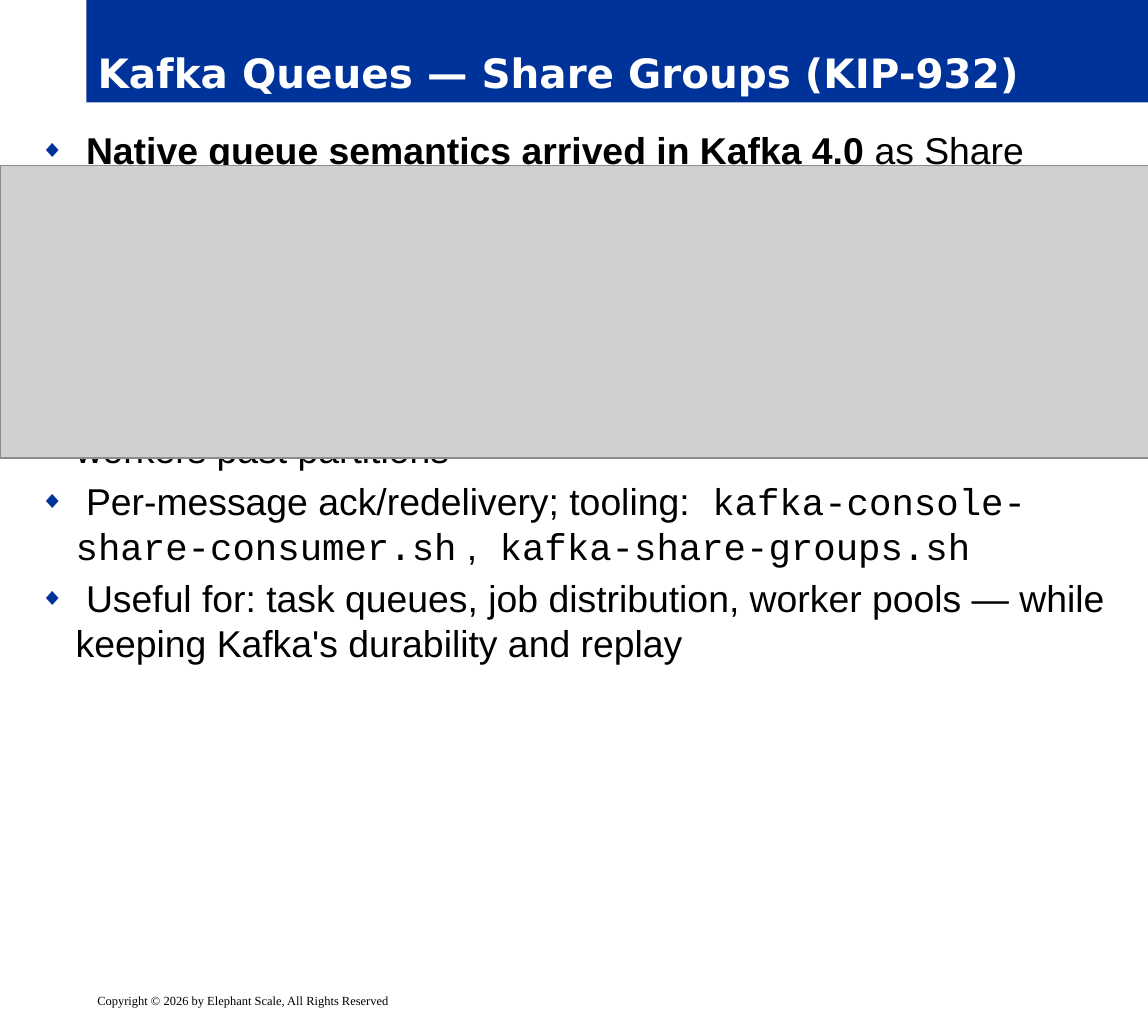
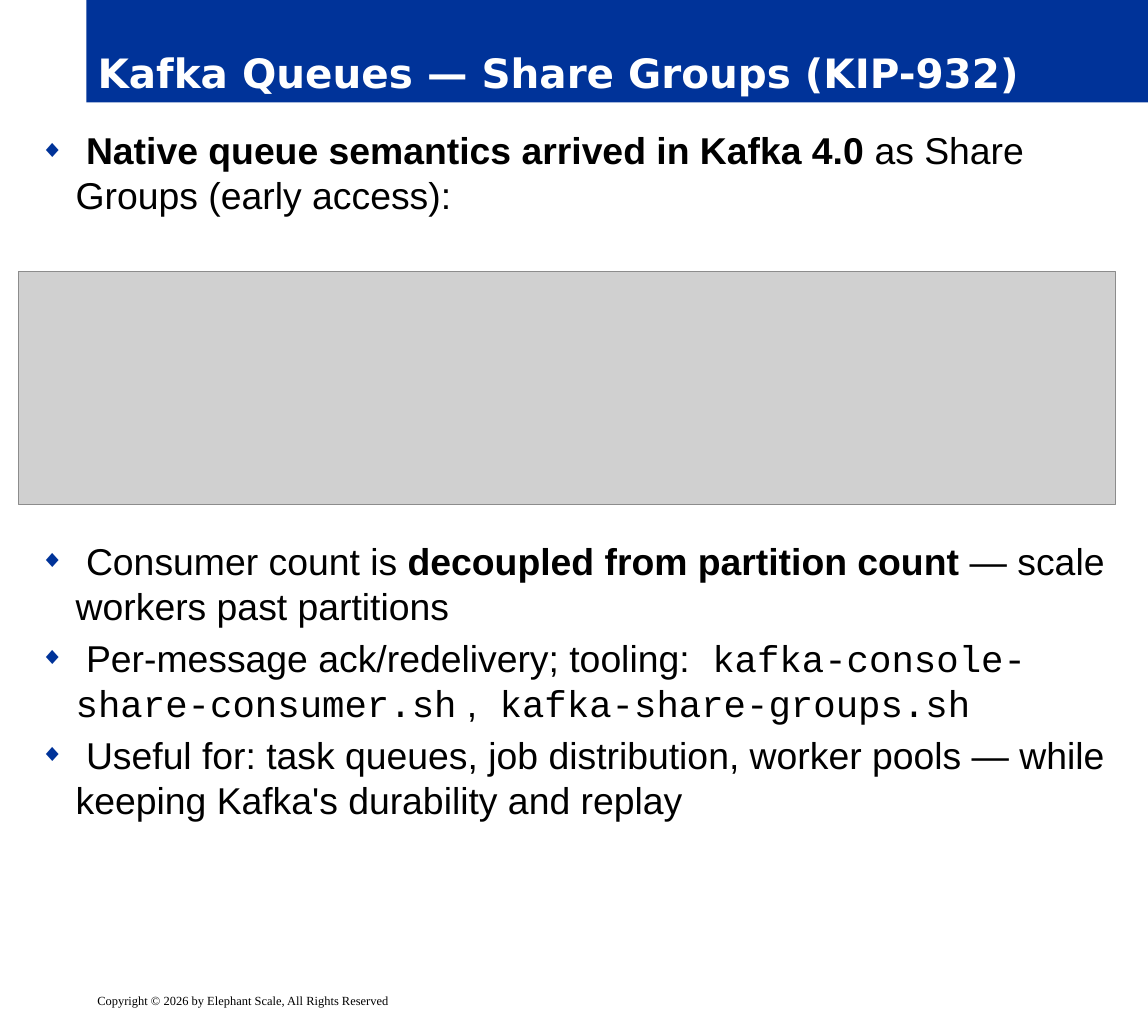
Before and after one commit to elephantscale/Advanced-Kafka-Streaming, a slide deck: slide 11 of slides/release/06__module6.pptx. Drawn at 1148x1016 pixels with LibreOffice and Linux fonts; fonts in the diff are those of the drawing; grey boxes stand for pictures; background and template pictures are left out. Boxes give left, top, right and bottom in pixels: in the first picture for what was removed or moved away, otherwise in the second. Text is boxed around its words. In the diff, an @@ line names an element or a change of style, - is before the commit and + after.

```diff
--- a/slides/release/06__module6.pptx
+++ b/slides/release/06__module6.pptx
@@ text "Native queue semantics arrived in ..." rewrapped from <box>76,135,1104,665</box> to <box>76,137,1104,821</box> @@
@@ picture: place and size @@
-picture at <box>0,166,1148,458</box>
+picture at <box>19,271,1117,504</box>
```
Also in this commit, not shown: 12 other slides changed, 3 slides added.
